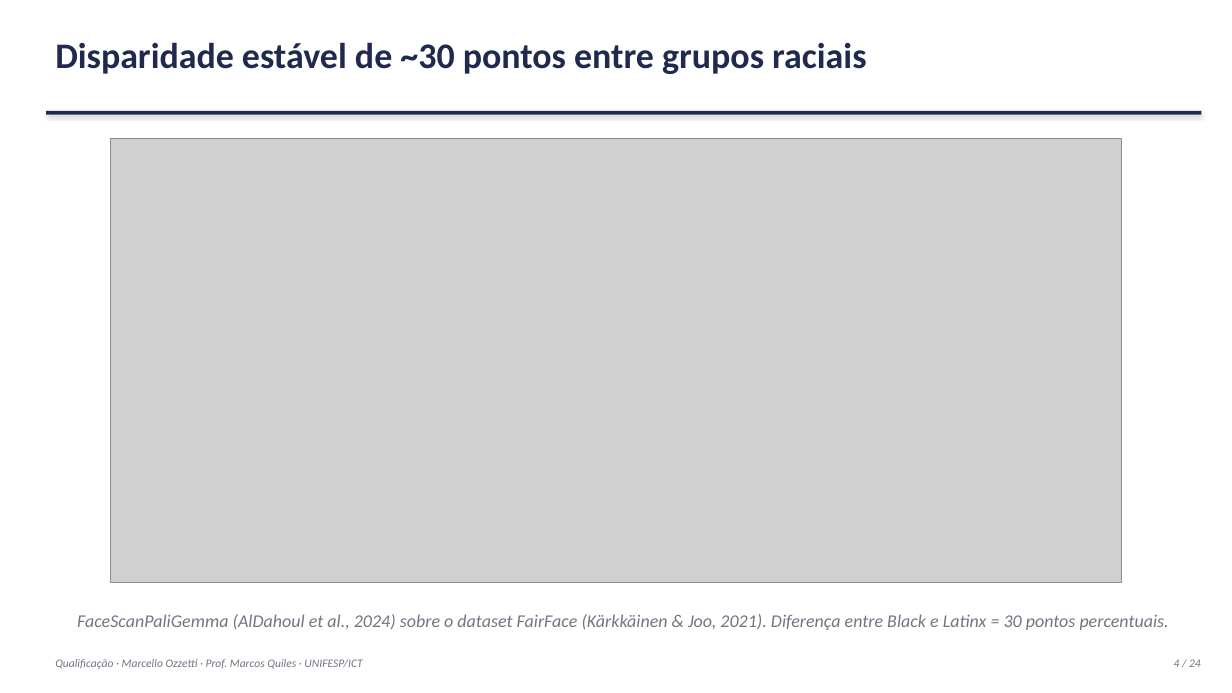
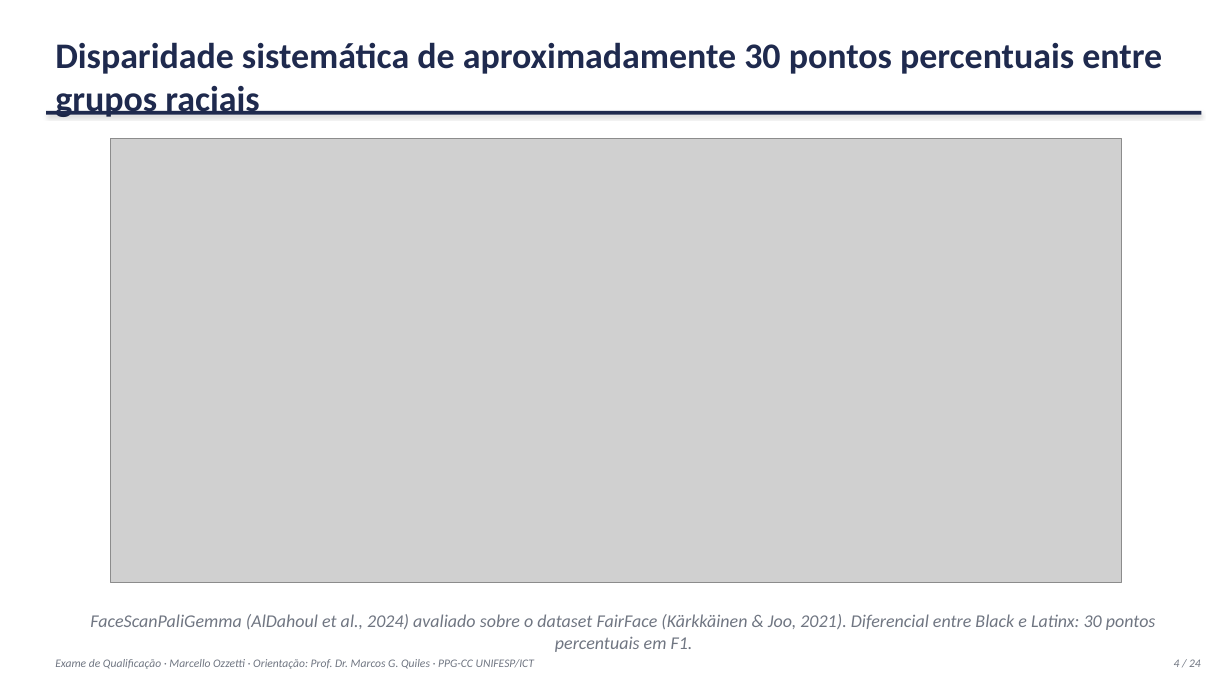
Before and after one commit to marcellozzetti/Facial-Recognition-Models-Mitigating-Bias, a slide deck: slide 4 of docs/ativo/material_qualificacao_2026-10-05.pptx. Drawn at 1232x693 pixels with LibreOffice and Linux fonts; fonts in the diff are those of the drawing; grey boxes stand for pictures. Boxes give left, top, right and bottom in pixels: in the first picture for what was removed or moved away, otherwise in the second. Text is boxed around its words. In the diff, an @@ line names an element or a change of style, - is before the commit and + after.

```diff
--- a/docs/ativo/material_qualificacao_2026-10-05.pptx
+++ b/docs/ativo/material_qualificacao_2026-10-05.pptx
@@ text at bbox=[55, 42, 1162, 117]: text changed @@
-Disparidade estável de ~30 pontos entre grupos raciais
+Disparidade sistemática de aproximadamente 30 pontos percentuais entre grupos raciais
@@ text at bbox=[90, 614, 1156, 652]: text changed @@
-FaceScanPaliGemma (AlDahoul et al., 2024) sobre o dataset FairFace (Kärkkäinen & Joo, 2021). Diferença entre Black e Latinx = 30 pontos percentuais.
+FaceScanPaliGemma (AlDahoul et al., 2024) avaliado sobre o dataset FairFace (Kärkkäinen & Joo, 2021). Diferencial entre Black e Latinx: 30 pontos percentuais em F1.
@@ text at bbox=[55, 659, 534, 669]: text changed @@
-Qualificação · Marcello Ozzetti · Prof. Marcos Quiles · UNIFESP/ICT
+Exame de Qualificação · Marcello Ozzetti · Orientação: Prof. Dr. Marcos G. Quiles · PPG-CC UNIFESP/ICT
```
Also in this commit, not shown: 21 other slides changed, 1 other file.
